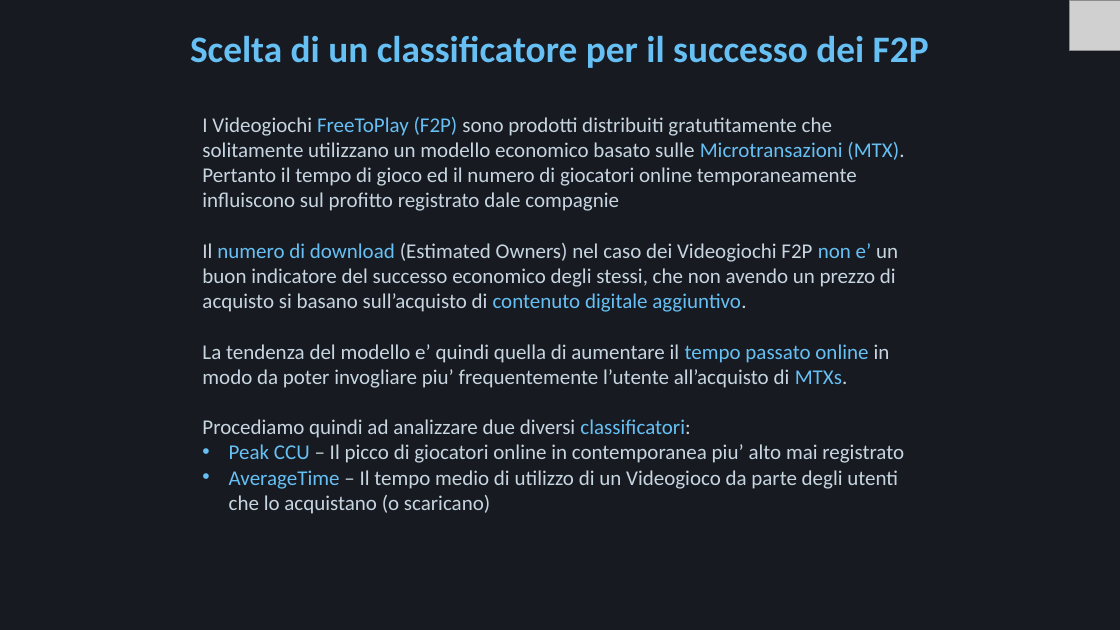
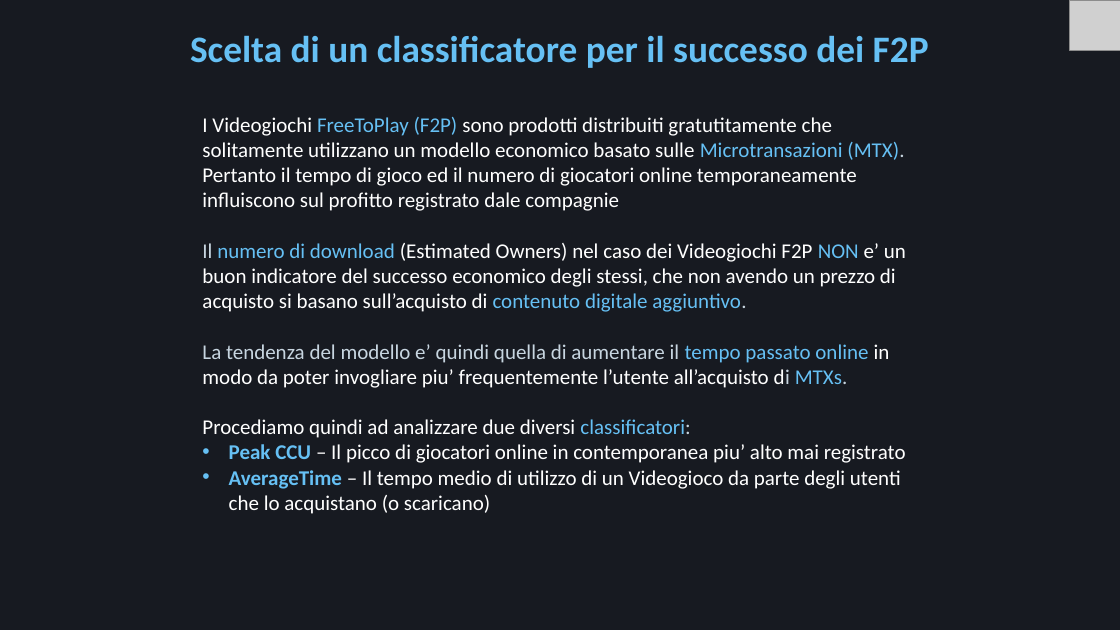
Before and after one commit to Mora11231/VisualizzazioneScientifica, a slide deck: slide 16 of Steam.pptx. Drawn at 1120x630 pixels with LibreOffice and Linux fonts; fonts in the diff are those of the drawing; grey boxes stand for pictures. Boxes give left, top, right and bottom in pixels: in the first picture for what was removed or moved away, otherwise in the second. Text is boxed around its words. In the diff, an @@ line names an element or a change of style, - is before the commit and + after.

```diff
--- a/Steam.pptx
+++ b/Steam.pptx
@@ text at <box>202,117,906,514</box>: text colour #C7D5E0 to #FFFFFF in "I Videogiochi sono prodotti distribuiti gratutitamente che ...", "Pertanto il tempo di gioco ed il ...", "in modo da poter invogliare piu’ frequentemente ...", "Procediamo quindi ad analizzare due diversi" and 2 more places; bold on in "Peak CCU", "AverageTime" @@
@@ text at <box>202,243,906,312</box>: text changed; text colour #C7D5E0 to #FFFFFF @@
-Il numero di download (Estimated Owners) nel caso dei Videogiochi F2P non e’ un buon indicatore del successo economico degli stessi, che non avendo un prezzo di acquisto si basano sull’acquisto di contenuto digitale aggiuntivo.
+Il numero di download (Estimated Owners) nel caso dei Videogiochi F2P NON e’ un buon indicatore del successo economico degli stessi, che non avendo un prezzo di acquisto si basano sull’acquisto di contenuto digitale aggiuntivo.
```
Also in this commit, not shown: 16 other slides changed, 8 other files.
